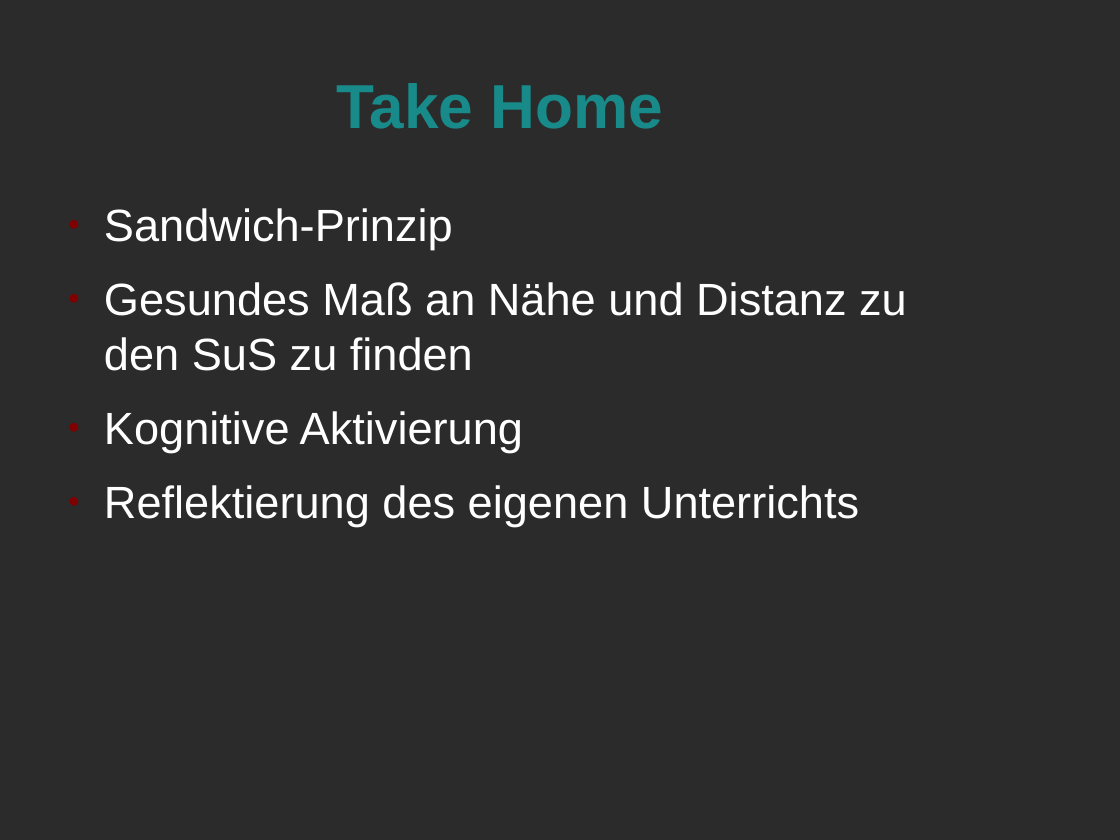
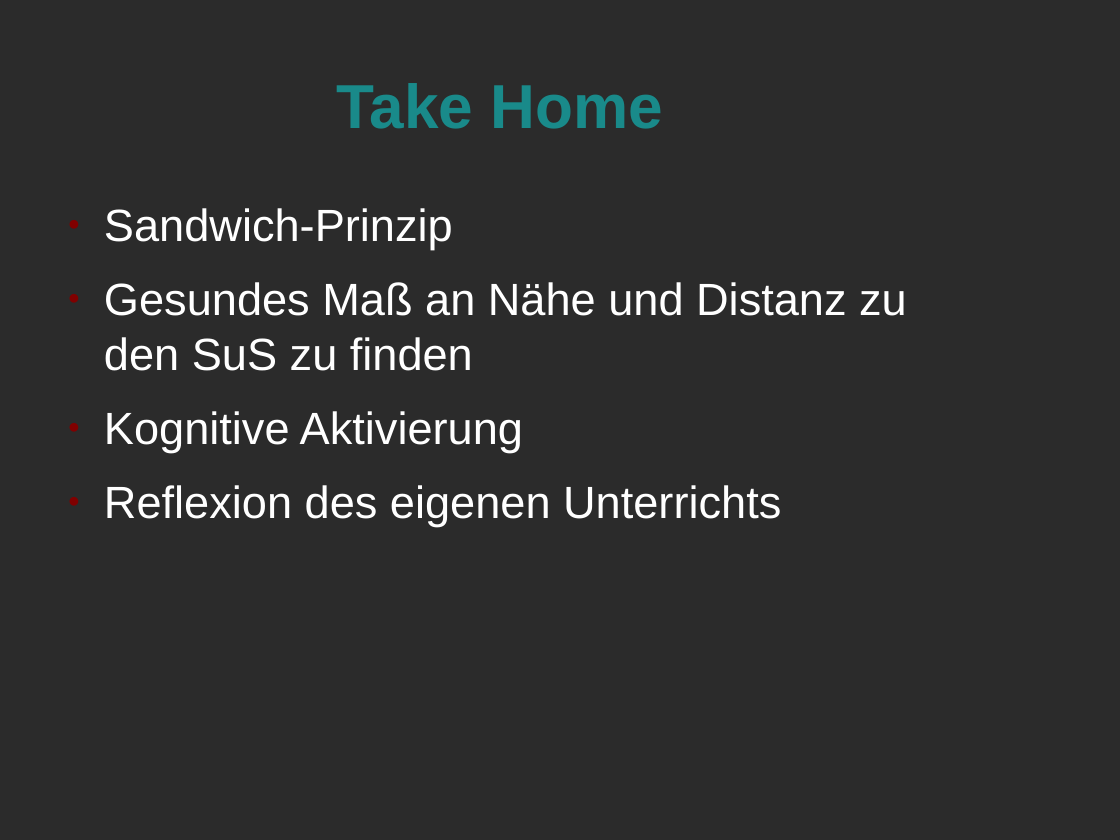
Before and after one commit to LorenzMueller/SS19, a slide deck: slide 37 of Mathe Didaktik/Präsentation.odp (slide 35 before the commit). Drawn at 1120x840 pixels with LibreOffice and Linux fonts; fonts in the diff are those of the drawing; background and template pictures are left out; a plain dark background stands for a picture behind light text. Boxes give left, top, right and bottom in pixels: in the first picture for what was removed or moved away, otherwise in the second. Text is boxed around its words. In the diff, an @@ line names an element or a change of style, - is before the commit and + after.

```diff
--- a/Mathe Didaktik/Präsentation.odp
+++ b/Mathe Didaktik/Präsentation.odp
@@ text at [104, 485, 781, 527]: text changed @@
-● Reflektierung des eigenen Unterrichts
+● Reflexion des eigenen Unterrichts
```
Also in this commit, not shown: 2 other slides changed, 3 slides added, 3 other files.
